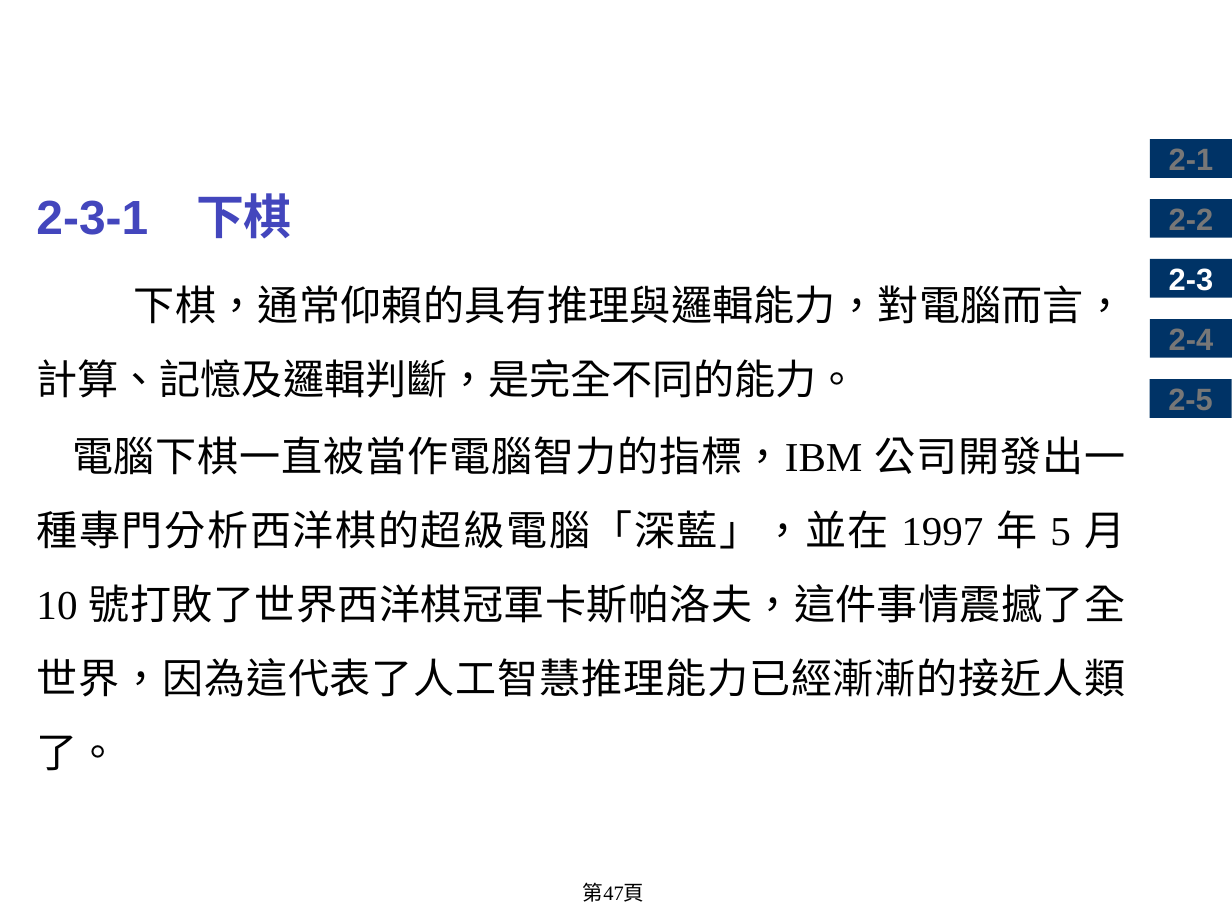
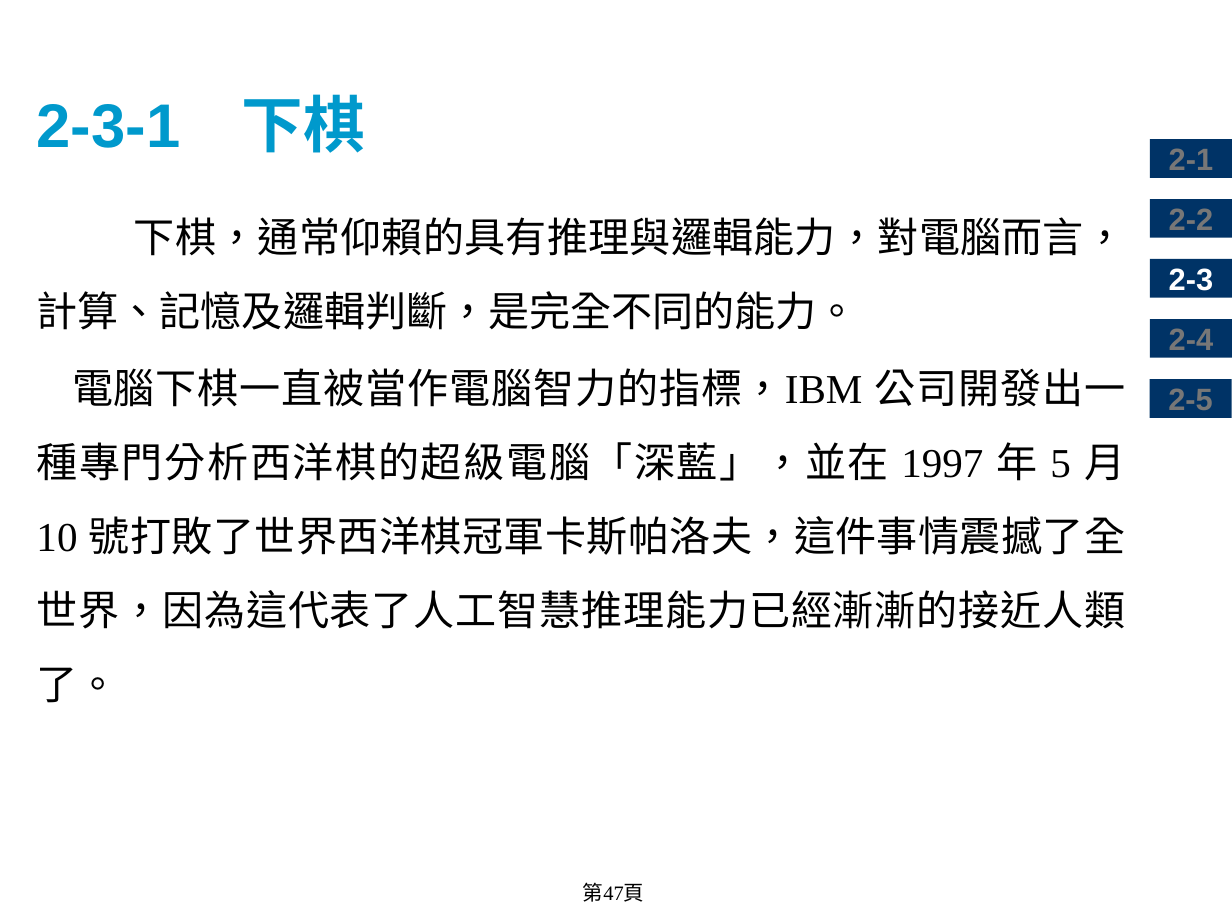
Before and after one commit to chih-chengwu/Artificial-Intelligence-MD, a slide deck: slide 47 of 2.人工智慧應用.pptx. Drawn at 1232x924 pixels with LibreOffice and Linux fonts; fonts in the diff are those of the drawing; background and template pictures are left out. Boxes give left, top, right and bottom in pixels: in the first picture for what was removed or moved away, otherwise in the second. Text is boxed around its words. In the diff, an @@ line names an element or a change of style, - is before the commit and + after.

```diff
--- a/2.人工智慧應用.pptx
+++ b/2.人工智慧應用.pptx
@@ title added at <box>36,94,365,153</box>, 36 pt, text #0099CC, bold @@
+2-3-1 下棋
@@ text at <box>36,193,292,239</box>: paragraph removed @@
-2-3-1 下棋
```
Also in this commit, not shown: 43 other slides changed, 14 slides added, 14 slides removed, 3 other files.
